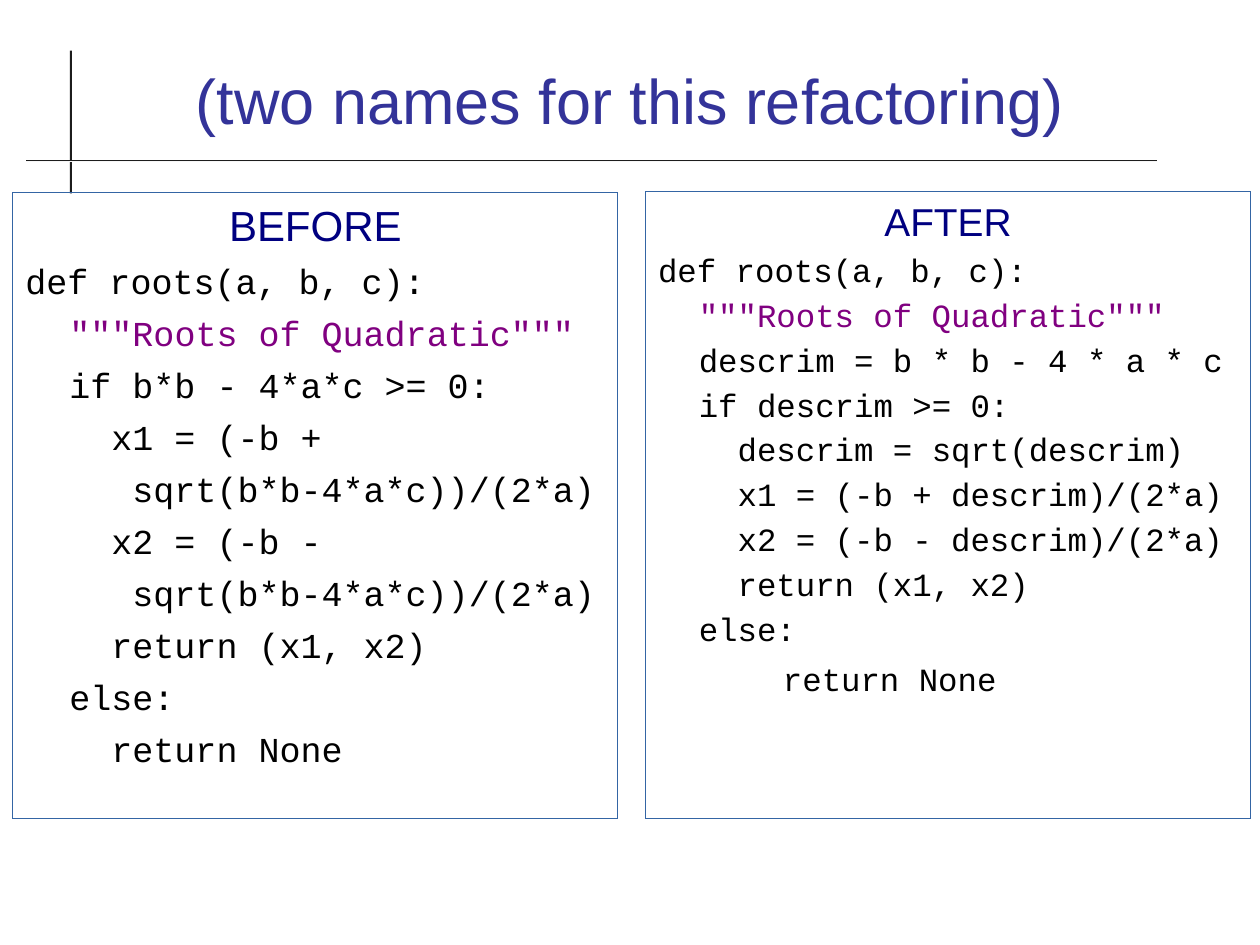
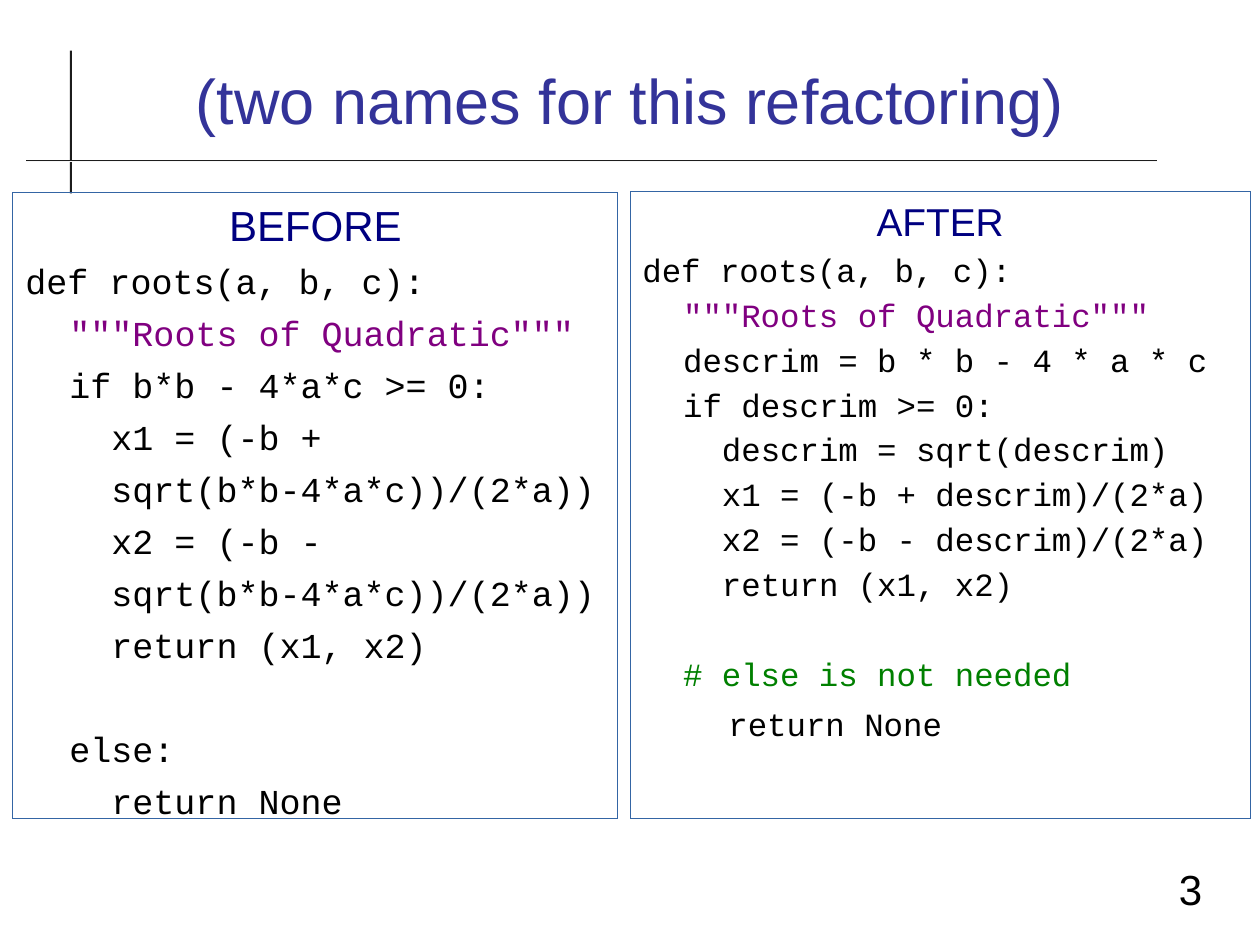
Before and after one commit to cpske/ISP, a slide deck: slide 3 of refactoring/Refactoring-Review.odp. Drawn at 1260x945 pixels with LibreOffice and Linux fonts; fonts in the diff are those of the drawing. Boxes give left, top, right and bottom in pixels: in the first picture for what was removed or moved away, otherwise in the second. Text is boxed around its words. In the diff, an @@ line names an element or a change of style, - is before the commit and + after.

Commit message:
update refactoring examples

```diff
--- a/refactoring/Refactoring-Review.odp
+++ b/refactoring/Refactoring-Review.odp
@@ text "AFTER": place and size @@
-text "AFTER" at box(645, 192, 1250, 819)
+text "AFTER" at box(630, 192, 1250, 819)
@@ text at box(111, 477, 595, 510): text changed @@
-sqrt(b*b-4*a*c))/(2*a)
+sqrt(b*b-4*a*c))/(2*a))
@@ text at box(111, 581, 595, 614): text changed @@
-sqrt(b*b-4*a*c))/(2*a)
+sqrt(b*b-4*a*c))/(2*a))
@@ text at box(722, 663, 1071, 687): text changed; text colour #000000 to #008000 @@
-else:
+# else is not needed
@@ page number added at box(1179, 875, 1202, 906), 24 pt, text #000000 @@
+3
```
Also in this commit, not shown: 6 other slides changed, 5 slides added.
